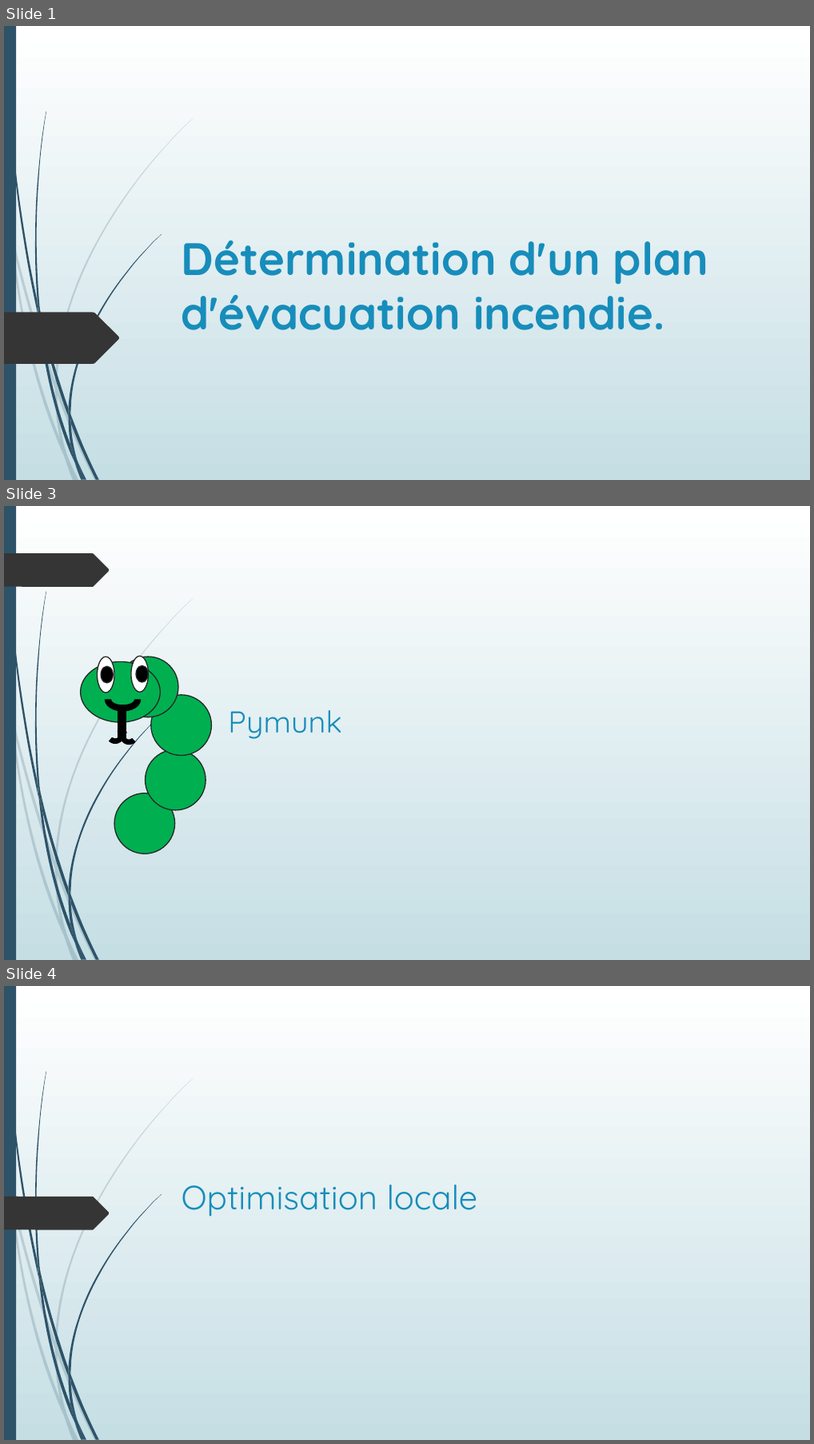
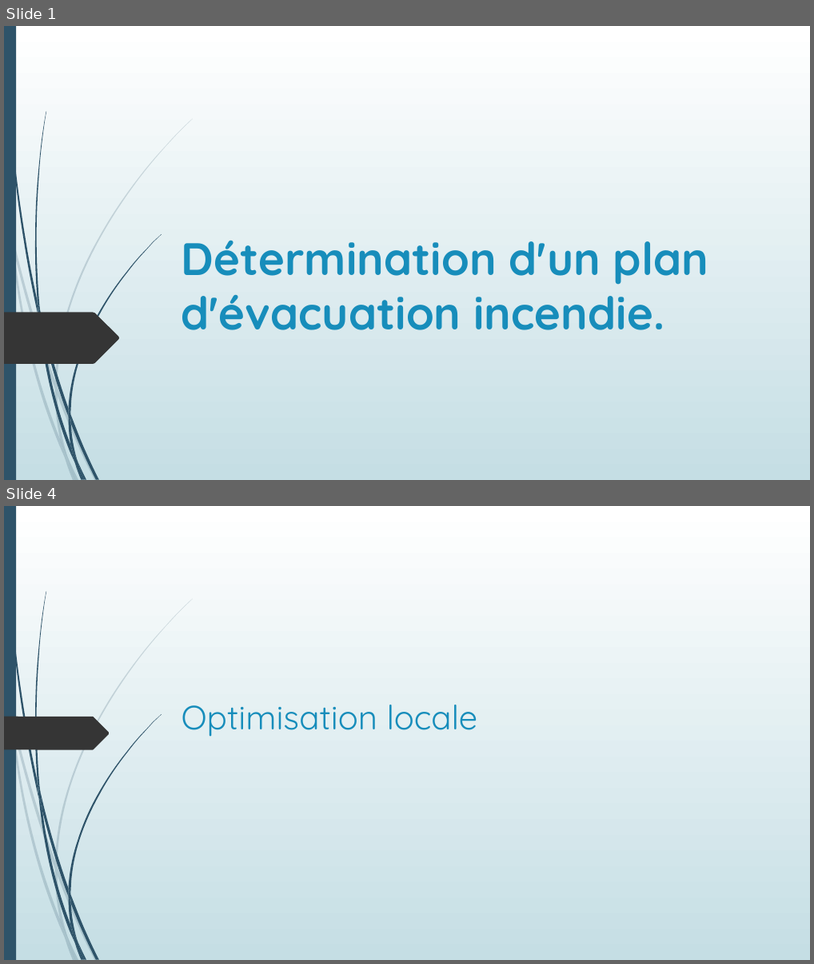
Before and after one commit to Poroing/CrowdDeplacementOptimisation, a slide deck: Présentation/Détermination d'un plan d'évacuation incendie.pptx. Shown one above the other, each under a label of ours: slides 1, 3 and 4 before the commit, slides 1 and 4 after it; the slides between them are not shown. The pictures are 814x1444 and 814x964 pixels, drawn with LibreOffice and Linux fonts; fonts in the diff are those of the drawing. Boxes give left, top, right and bottom in pixels: in the first picture for what was removed or moved away, otherwise in the second. Text is boxed around its words. In the diff, an @@ line names an element or a change of style, - is before the commit and + after.

```diff
--- a/Présentation/Détermination d'un plan d'évacuation incendie.pptx
+++ b/Présentation/Détermination d'un plan d'évacuation incendie.pptx
@@ slide 3 removed at (x1=4, y1=506, x2=810, y2=960), background gradient #FFFFFF to #C5DEE5; not listed: 23 template elements that a slide beside it also shows @@
@@ freeform shape removed at (x1=4, y1=553, x2=110, y2=587) @@
@@ ellipse removed at (x1=80, y1=661, x2=160, y2=722) @@
@@ ellipse removed at (x1=97, y1=656, x2=114, y2=692) @@
@@ ellipse removed at (x1=101, y1=666, x2=113, y2=683) @@
@@ ellipse removed at (x1=118, y1=656, x2=178, y2=717) @@
@@ ellipse removed at (x1=131, y1=656, x2=149, y2=692) @@
@@ ellipse removed at (x1=136, y1=666, x2=148, y2=682) @@
@@ arch (boxed as its full ring) removed at (x1=105, y1=688, x2=140, y2=711) @@
@@ ellipse removed at (x1=151, y1=695, x2=211, y2=756) @@
@@ rectangle removed at (x1=118, y1=708, x2=126, y2=737) @@
@@ title removed at (x1=228, y1=710, x2=342, y2=739) @@
-Pymunk
@@ arch (boxed as its full ring) removed at (x1=102, y1=722, x2=127, y2=747) @@
@@ arch (boxed as its full ring) removed at (x1=117, y1=724, x2=142, y2=748) @@
@@ ellipse removed at (x1=146, y1=750, x2=206, y2=810) @@
@@ ellipse removed at (x1=114, y1=792, x2=175, y2=853) @@
```
Also in this commit, not shown: 2 slides changed, 14 slides added, 2 other slides removed, 13 other files.
